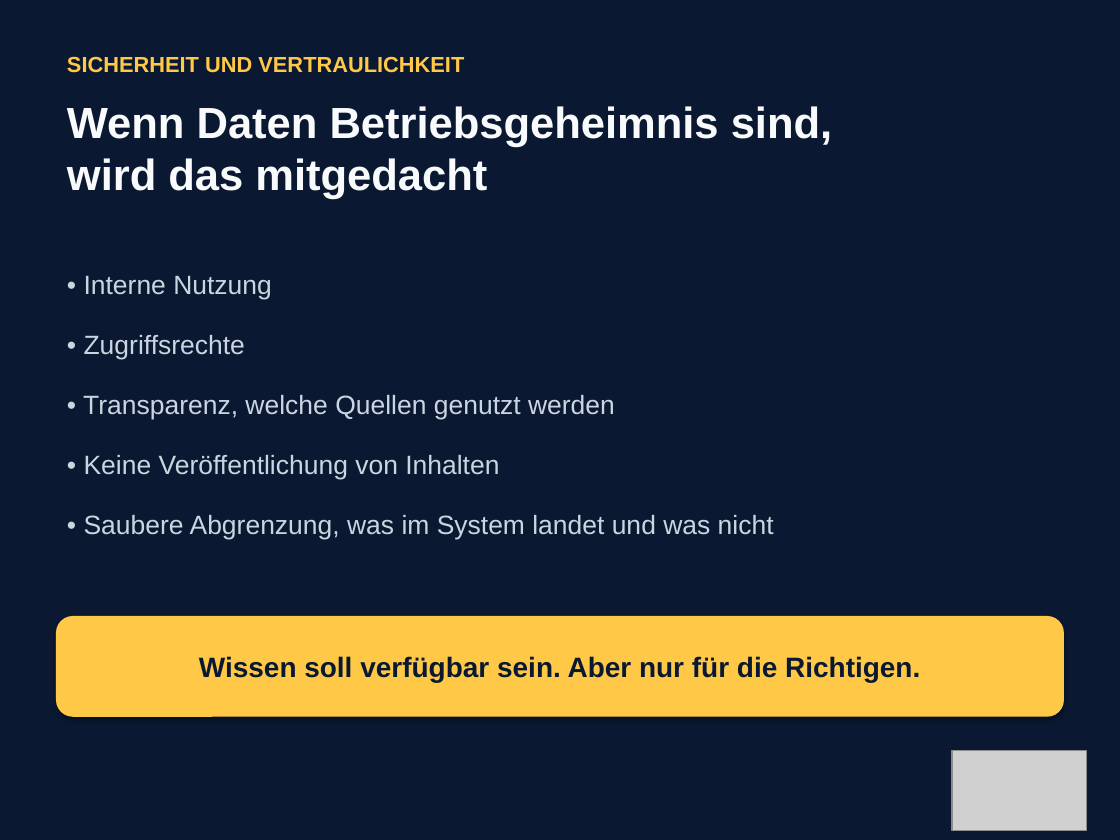
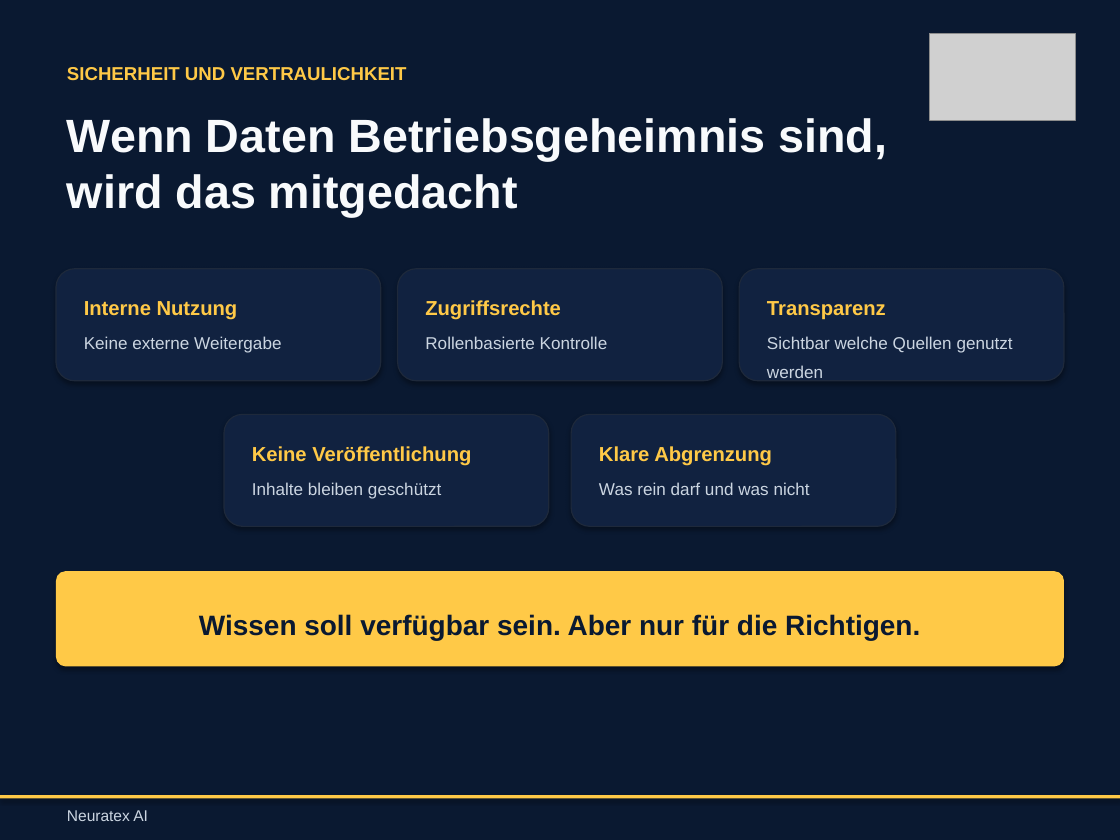
Before and after one commit to philxnovatex/ki-beratung_website, a slide deck: slide 14 of presentations/Neuratex_AI_Praesentation.pptx. Drawn at 1120x840 pixels with LibreOffice and Linux fonts; fonts in the diff are those of the drawing; grey boxes stand for pictures. Boxes give left, top, right and bottom in pixels: in the first picture for what was removed or moved away, otherwise in the second. Text is boxed around its words. In the diff, an @@ line names an element or a change of style, - is before the commit and + after.

```diff
--- a/presentations/Neuratex_AI_Praesentation.pptx
+++ b/presentations/Neuratex_AI_Praesentation.pptx
@@ text "SICHERHEIT UND VERTRAULICHKEIT" moved from (x1=67, y1=56, x2=464, y2=73) to (x1=67, y1=67, x2=407, y2=81) @@
@@ text "SICHERHEIT UND VERTRAULICHKEIT" at (x1=67, y1=67, x2=407, y2=81): size 14 to 12 pt @@
@@ picture resized from (x1=952, y1=750, x2=1086, y2=831) to (x1=930, y1=34, x2=1075, y2=121) @@
@@ text "Wenn Daten Betriebsgeheimnis sind, wird ..." moved from (x1=67, y1=106, x2=832, y2=200) to (x1=67, y1=118, x2=887, y2=218) @@
@@ text "Wenn Daten Betriebsgeheimnis sind, wird ..." at (x1=67, y1=118, x2=887, y2=218): size 28 to 30 pt @@
@@ rounded rectangle added at (x1=56, y1=269, x2=381, y2=381), fill #112240, outline #1E293B 0.75 pt @@
@@ rounded rectangle added at (x1=398, y1=269, x2=722, y2=381), fill #112240, outline #1E293B 0.75 pt @@
@@ rounded rectangle added at (x1=739, y1=269, x2=1064, y2=381), fill #112240, outline #1E293B 0.75 pt @@
@@ text removed at (x1=83, y1=276, x2=774, y2=539) @@
-• Interne Nutzung
-• Zugriffsrechte
-• Transparenz, welche Quellen genutzt werden
-• Keine Veröffentlichung von Inhalten
-• Saubere Abgrenzung, was im System landet und was nicht
@@ text added at (x1=84, y1=301, x2=238, y2=320), 13 pt, text #FFC947, bold @@
+Interne Nutzung
@@ text added at (x1=425, y1=300, x2=561, y2=320), 13 pt, text #FFC947, bold @@
+Zugriffsrechte
@@ text added at (x1=767, y1=301, x2=886, y2=320), 13 pt, text #FFC947, bold @@
+Transparenz
@@ text added at (x1=84, y1=336, x2=281, y2=353), 11 pt, text #CBD5E1 @@
+Keine externe Weitergabe
@@ text added at (x1=425, y1=336, x2=608, y2=349), 11 pt, text #CBD5E1 @@
+Rollenbasierte Kontrolle
@@ text added at (x1=767, y1=336, x2=1013, y2=378), 11 pt, text #CBD5E1 @@
+Sichtbar welche Quellen genutzt werden
@@ rounded rectangle added at (x1=224, y1=414, x2=549, y2=526), fill #112240, outline #1E293B 0.75 pt @@
@@ rounded rectangle added at (x1=571, y1=414, x2=896, y2=526), fill #112240, outline #1E293B 0.75 pt @@
@@ text added at (x1=252, y1=446, x2=471, y2=466), 13 pt, text #FFC947, bold @@
+Keine Veröffentlichung
@@ text added at (x1=599, y1=446, x2=772, y2=466), 13 pt, text #FFC947, bold @@
+Klare Abgrenzung
@@ text added at (x1=252, y1=482, x2=441, y2=499), 11 pt, text #CBD5E1 @@
+Inhalte bleiben geschützt
@@ text added at (x1=599, y1=482, x2=810, y2=495), 11 pt, text #CBD5E1 @@
+Was rein darf und was nicht
@@ rounded rectangle "Wissen soll verfügbar sein. Aber ..." resized from (x1=56, y1=616, x2=1064, y2=717) to (x1=56, y1=571, x2=1064, y2=666) @@
@@ rounded rectangle "Wissen soll verfügbar sein. Aber ..." at (x1=56, y1=571, x2=1064, y2=666): line spacing 1 to 1.3; less space between paragraphs; proportions changed @@
@@ rectangle added at (x1=0, y1=795, x2=1120, y2=799), fill #FFC947 @@
@@ text added at (x1=67, y1=810, x2=148, y2=821), 10 pt, text #CBD5E1 @@
+Neuratex AI
```
Also in this commit, not shown: 14 other slides changed, 1 other file.
